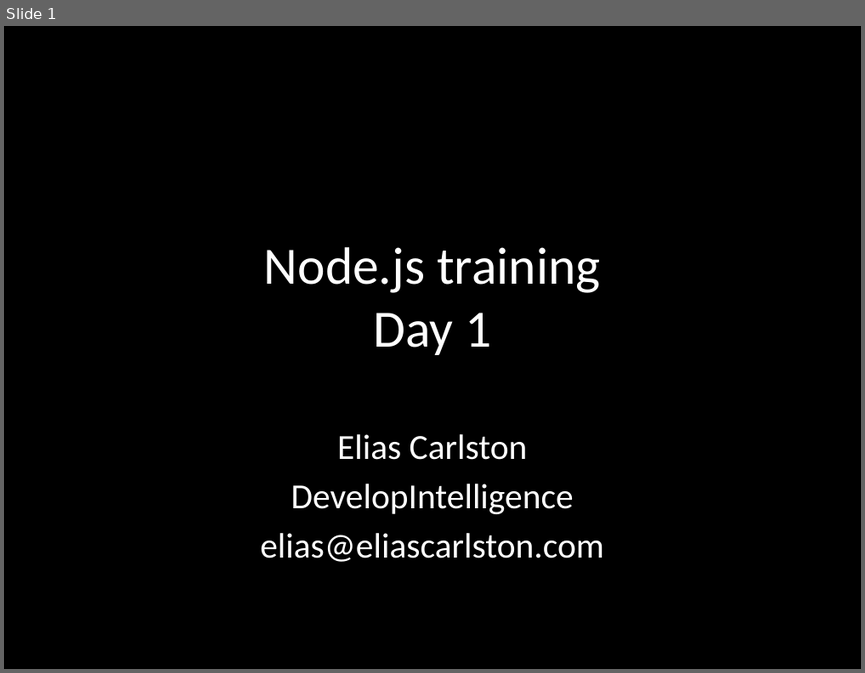
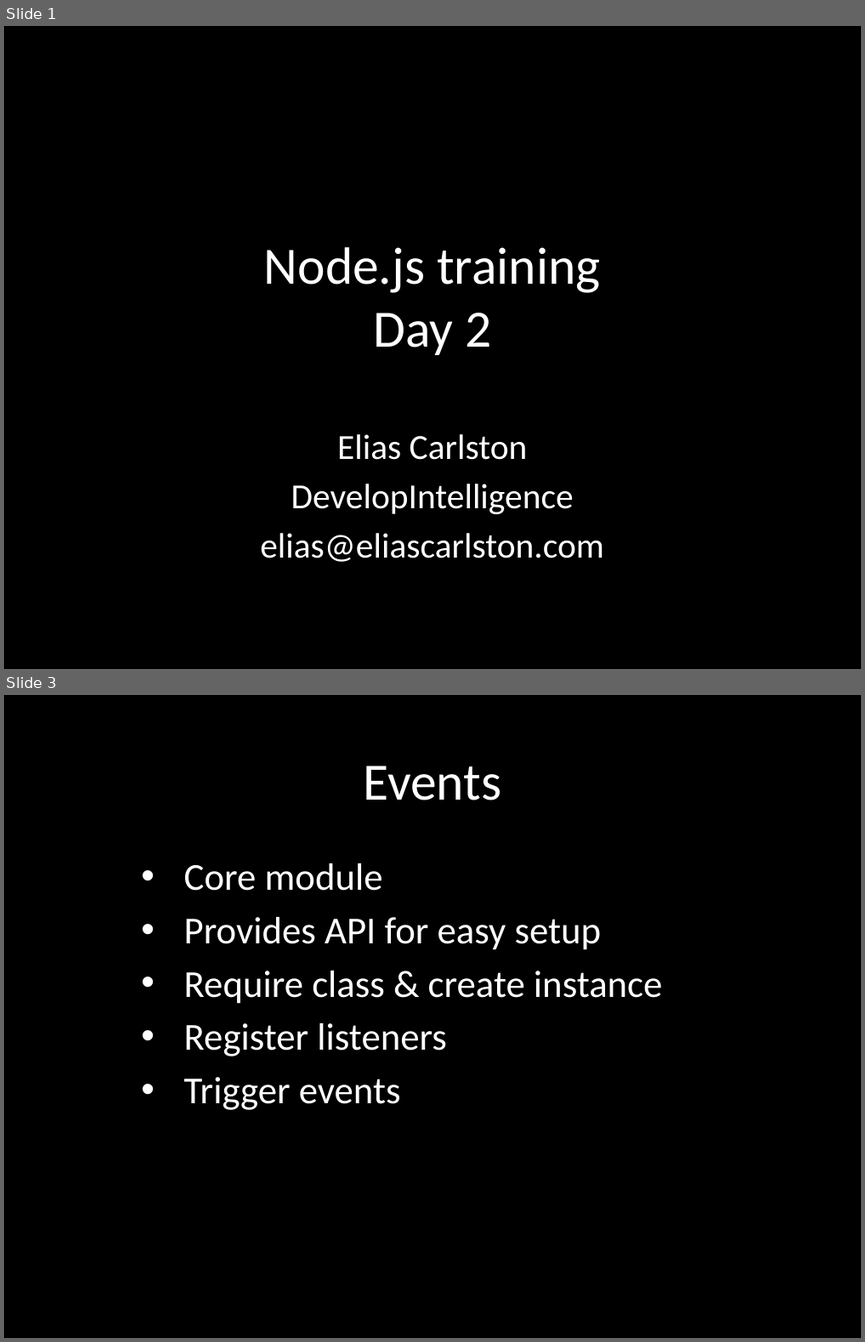
Before and after one commit to eliasjames/training-node, a slide deck: slides/Node Slides Day 2.pptx. Shown one above the other, each under a label of ours: slide 1 before the commit, slides 1 and 3 after it; the slides between them are not shown. The pictures are 865x673 and 865x1342 pixels, drawn with LibreOffice and Linux fonts; fonts in the diff are those of the drawing. Boxes give left, top, right and bottom in pixels: in the first picture for what was removed or moved away, otherwise in the second. Text is boxed around its words. In the diff, an @@ line names an element or a change of style, - is before the commit and + after.

Commit message:
Slides: events

```diff
--- a/slides/Node Slides Day 2.pptx
+++ b/slides/Node Slides Day 2.pptx
@@ slide 3 added at box(4, 695, 861, 1338), background #000000 @@
@@ title added at box(363, 766, 501, 800), 44 pt, text #FFFFFF @@
+Events
@@ subtitle added at box(184, 863, 662, 1110), 32 pt, text #FFFFFF @@
+• Core module
+• Provides API for easy setup
+• Require class & create instance
+• Register listeners
+• Trigger events
@@ slide 1 changed as well @@
@@ title at box(264, 247, 600, 355): text changed @@
-Node.js training
-Day 1
+Node.js training
+Day 2
```
Also in this commit, not shown: 1 other slide changed, 5 other slides added, 40 slides removed.
